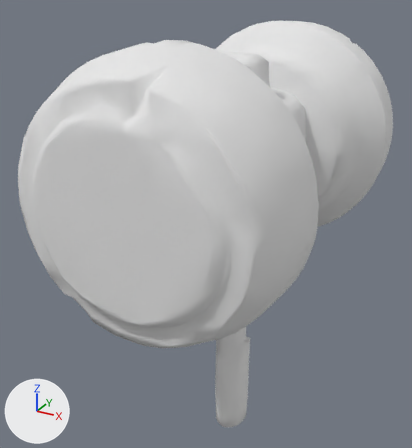
What one commit did to the OBJ model Assets/3D/Hammer/Hammer_LP.obj.
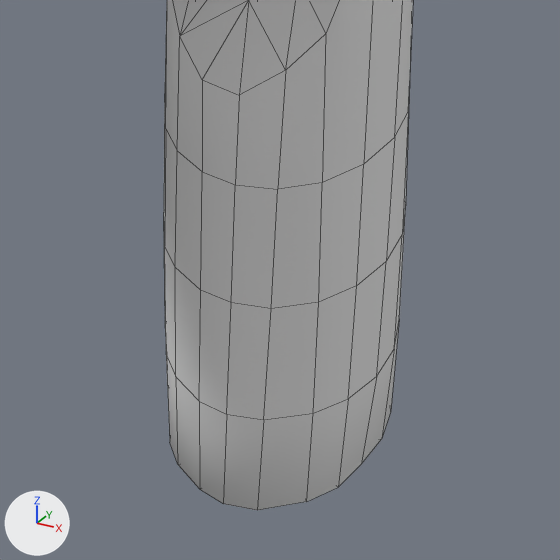
Old and new are each drawn whole from a 50 mm lens placed at (1.294, -2.898, 0.979), pointed at (-0.286, -0.024, -0.458) and again close up on the part from 47% to 65% of the width and 80% to 97% of the height. Arrows for +X, +Y and +Z are at lower left; the lights stay in place. The close-ups show mesh edges as thin lines. Where no turn or scale is listed for an object, it has been applied to the vertices.

In view in the first close-up: 'Hammer_LP'.
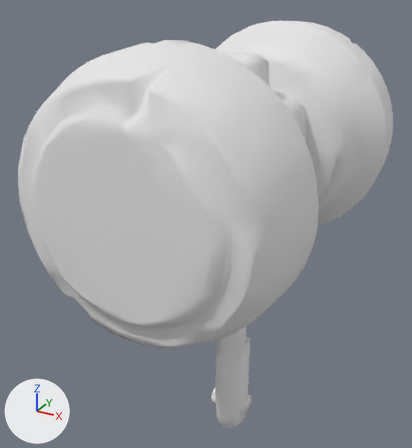
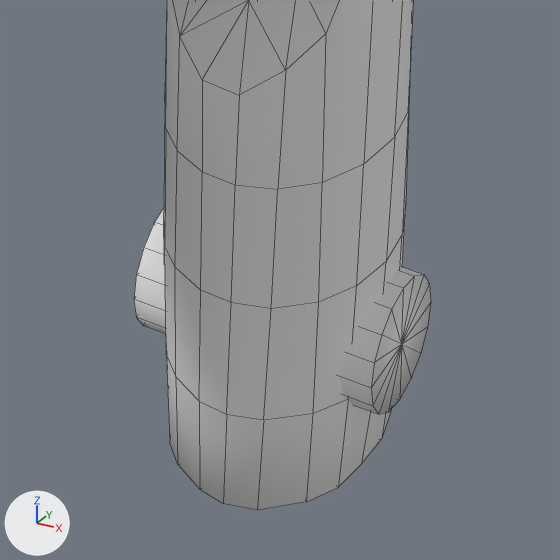
Commit message: Hammer mesh fix
Hammer mesh fix

Pixel boxes [x1, y1, x2, y2] of what changed, in the close-ups (560 x 560 px):
'Hammer_LP', reshaped: before [164, 0, 413, 510]; after [134, 0, 431, 510]
part 1 of me_hammer_lp, added: after [339, 267, 431, 414]
part 2 of me_hammer_lp, added: after [134, 208, 165, 334]

What changed in the scene script:
```text
Change me_hammer_lp:
    used by ob_hammer_lp; location = (0.0, 0.0, 0.0)
    remove me_hammer_lp.from_pydata(...)  # 1229 vertices, 2112 faces; spans x -0.8..0.62, y -1.17..1.17, z -1.95..0.71
    add me_hammer_lp.from_pydata(...)  # 1295 vertices, 2176 faces; spans x -0.8..0.62, y -1.17..1.17, z -1.95..0.71
    me_hammer_lp part 1: a new loose piece of 33 vertices spanning x -0.05..0.03, y -0.07..0.07, z -1.84..-1.71, in mat_hammer (white #e7e7e7)
    me_hammer_lp part 2: a new loose piece of 33 vertices spanning x -0.22..-0.13, y -0.07..0.07, z -1.84..-1.71, in mat_hammer (white #e7e7e7)
```
